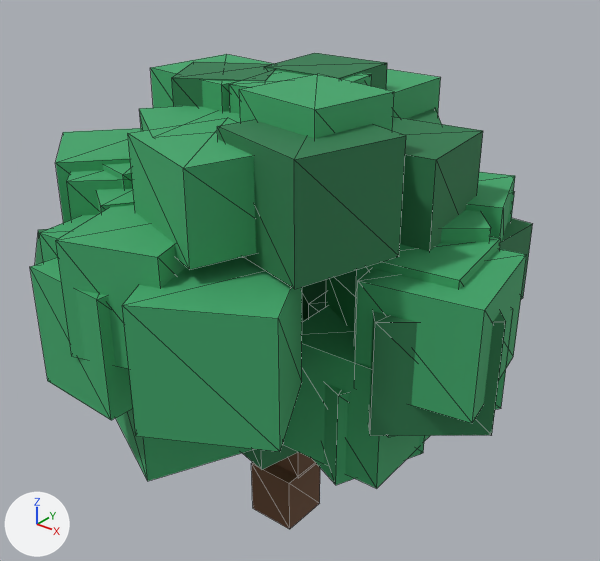
The glTF model frontend/assets/custom/circuit/treeRound.glb, before and after one commit.
Before and after are seen from a 50 mm camera at (8.8, -10.54, 11.92) aimed at (0.28, 0.11, 5.32). Arrows for +X, +Y and +Z are at lower left; the lights stay in place. The picture after the commit comes second. Mesh edges are drawn as thin lines. Vertices at exactly the same position are counted once.

The scene before the commit, as lines of its bpy script (objects in view):
```python
me_cube = bpy.data.meshes.new('Cube')
me_cube.from_pydata(...)  # a box spanning x -0.5..0.5, y -0.5..0.5, z 0.0..1.17; a box spanning x -0.29..0.49, y -0.22..0.56, z 1.11..2.29; a box spanning x -0.2..0.36, y -0.31..0.25, z 2.25..3.42
me_cube.materials.append(mat_treeround_bark)  # brown #6b4a32
me_cube_003 = bpy.data.meshes.new('Cube.003')
me_cube_003.from_pydata(...)  # 280 vertices, 420 faces; spans x -4.25..4.41, y -4.34..4.11, z 2.47..9.1
me_cube_003.materials.append(mat_treeround_leafmid)  # green #3fa86b
me_cube_005 = bpy.data.meshes.new('Cube.005')
me_cube_005.from_pydata(...)  # 136 vertices, 204 faces; spans x -3.93..4.46, y -3.38..3.87, z 2.55..9.0
me_cube_005.materials.append(mat_treeround_leafdark)  # green #2e7d4f
ob_treeround_bark = bpy.data.objects.new('treeRound_bark', me_cube)
ob_treeround_bark.location = (0.0, 0.0, 0.0)
ob_treeround_leafdark = bpy.data.objects.new('treeRound_leafDark', me_cube_005)
ob_treeround_leafdark.location = (0.0, 0.0, 0.0)
ob_treeround_leafmid = bpy.data.objects.new('treeRound_leafMid', me_cube_003)
ob_treeround_leafmid.location = (0.0, 0.0, 0.0)
```
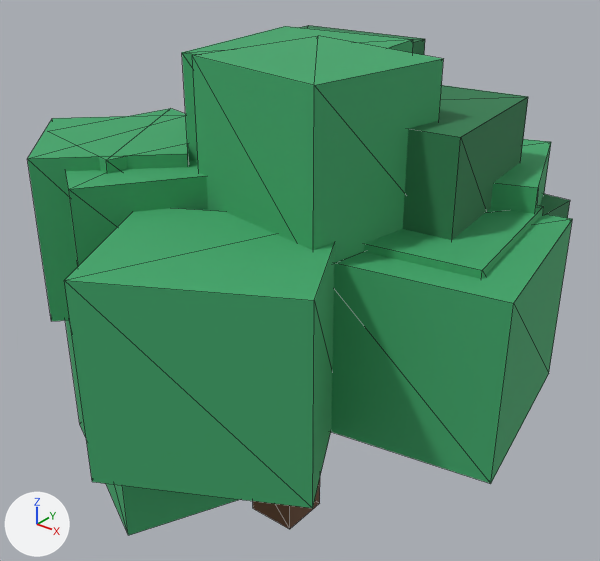
Patch to the scene script:
```diff
--- a/frontend/assets/custom/circuit/treeRound.glb.py
+++ b/frontend/assets/custom/circuit/treeRound.glb.py
@@ me_cube_003 @@
 # used by ob_treeround_leafmid; location = (0.0, 0.0, 0.0)
-me_cube_003.from_pydata(...)  # 280 vertices, 420 faces; spans x -4.25..4.41, y -4.34..4.11, z 2.47..9.1
+me_cube_003.from_pydata(...)  # 112 vertices, 168 faces; spans x -3.9..5.02, y -5.0..4.72, z 2.3..9.58
+# me_cube_003 part 1: the loose piece of 8 vertices spanning x 1.91..3.81, y -0.82..1.2, z 4.99..6.66 is scaled about its middle by 1.58
+# me_cube_003 part 2: the loose piece of 8 vertices spanning x 0.87..3.36, y 0.97..3.28, z 4.84..7.01 is scaled about its middle by 1.52
+# me_cube_003 part 3: the loose piece of 8 vertices spanning x -2.8..-1.2, y -2.25..-0.49, z 6.15..7.57 is scaled about its middle by 1.61
+# me_cube_003 part 4: the loose piece of 8 vertices spanning x -0.59..1.21, y -0.89..1.14, z 7.18..8.96 is scaled about its middle by 1.6
+# me_cube_003 part 5: the loose piece of 8 vertices spanning x -3.25..-1.12, y -2.86..-0.73, z 5.71..7.48 is scaled about its middle by 1.61
+# me_cube_003 part 6: the loose piece of 8 vertices spanning x -2.47..-0.43, y -2.97..-0.95, z 5.81..7.32 is scaled about its middle by 1.63
+# me_cube_003 part 7: the loose piece of 8 vertices spanning x -0.05..2.67, y -4.34..-1.75, z 4.67..6.79 is scaled about its middle by 1.51
+# me_cube_003 part 8: the loose piece of 8 vertices spanning x 0.41..2.28, y -1.75..0.08, z 7.5..9.1 is scaled about its middle by 1.6
+# me_cube_003 part 9: the loose piece of 8 vertices spanning x 2.12..4.41, y -1.28..1.2, z 4.6..6.5 is scaled about its middle by 1.53
+# me_cube_003 part 10: the loose piece of 8 vertices spanning x -2.19..0.75, y -3.46..-0.59, z 2.79..4.71 is scaled about its middle by 1.51
+# me_cube_003 part 11: 21 loose pieces with 168 vertices, spanning x -4.25..4.14, y -4.19..3.41, z 2.47..8.95, are deleted
+# other edits to the shape of me_cube_003 do not show in these pictures
 me_cube_003.materials.append(mat_treeround_leafmid)
@@ me_cube_005 @@
 # used by ob_treeround_leafdark; location = (0.0, 0.0, 0.0)
-me_cube_005.from_pydata(...)  # 136 vertices, 204 faces; spans x -3.93..4.46, y -3.38..3.87, z 2.55..9.0
+me_cube_005.from_pydata(...)  # 48 vertices, 72 faces; spans x -4.24..3.8, y -0.72..4.41, z 4.37..9.39
+# me_cube_005 part 12: the loose piece of 8 vertices spanning x -0.77..0.84, y 0.35..1.93, z 7.71..9.0 is scaled about its middle by 1.61
+# me_cube_005 part 13: the loose piece of 8 vertices spanning x 0.65..2.94, y -0.19..1.89, z 6.02..8.14 is scaled about its middle by 1.51
+# me_cube_005 part 14: the loose piece of 8 vertices spanning x 1.76..3.35, y 1.21..3.09, z 4.79..6.29 is scaled about its middle by 1.56
+# me_cube_005 part 15: 11 loose pieces with 88 vertices, spanning x -3.93..4.46, y -3.38..3.31, z 2.55..8.97, are deleted
+# other edits to the shape of me_cube_005 do not show in these pictures
 me_cube_005.materials.append(mat_treeround_leafdark)
```

Pixel boxes (x1, y1, x2, y2) of what changed, in the pictures (600 x 561 px; the box of a moved part takes in the faces that stretch with it):
'treeRound_leafMid', reshaped (10% wider, 17% taller): before (30, 54, 527, 489); after (27, 26, 572, 536)
'treeRound_leafDark', reshaped: before (35, 53, 533, 470); after (299, 25, 570, 240)
part 1 of me_cube_003, moved or reshaped: before (354, 236, 501, 344); after (364, 205, 544, 279)
part 2 of me_cube_003, moved or reshaped: before (466, 172, 515, 245); after (491, 139, 551, 213)
part 3 of me_cube_003, moved or reshaped: before (103, 163, 132, 190); after (99, 108, 186, 174)
part 4 of me_cube_003, moved or reshaped: before (229, 70, 372, 114); after (182, 26, 413, 161)
part 5 of me_cube_003, moved or reshaped: before (67, 170, 133, 219); after (27, 115, 189, 321)
part 6 of me_cube_003, moved or reshaped: before (96, 188, 134, 213); after (65, 159, 208, 266)
part 7 of me_cube_003, moved or reshaped: before (122, 257, 302, 452); after (64, 208, 335, 508)
part 8 of me_cube_003, moved or reshaped: before (240, 74, 394, 139); after (192, 35, 443, 263)
part 9 of me_cube_003, moved or reshaped: before (355, 249, 527, 423); after (331, 214, 572, 484)
part 10 of me_cube_003, moved or reshaped: before (116, 409, 251, 481); after (65, 320, 240, 536)
part 11 of me_cube_003, deleted (green): before (30, 54, 515, 489)
part 12 of me_cube_005, moved or reshaped: before (264, 53, 387, 89); after (299, 25, 425, 55)
part 13 of me_cube_005, moved or reshaped: before (392, 117, 483, 251); after (403, 85, 528, 240)
part 14 of me_cube_005, moved or reshaped: before (500, 218, 533, 299); after (540, 194, 570, 218)
part 15 of me_cube_005, deleted (green): before (35, 61, 506, 470)
'treeRound_bark', unchanged, covered by the edit: before (251, 452, 320, 529); after (253, 480, 320, 529)
